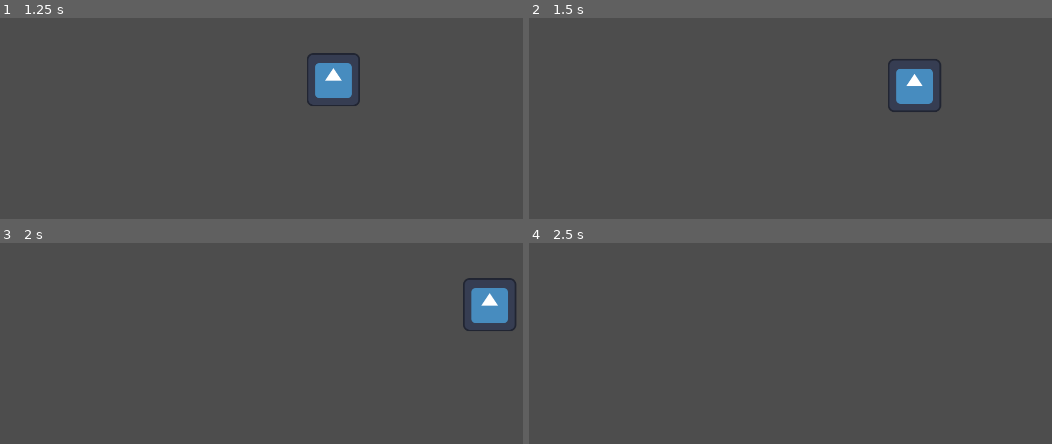
Above: before the commit, frames 1-4 (two rows, left to right).
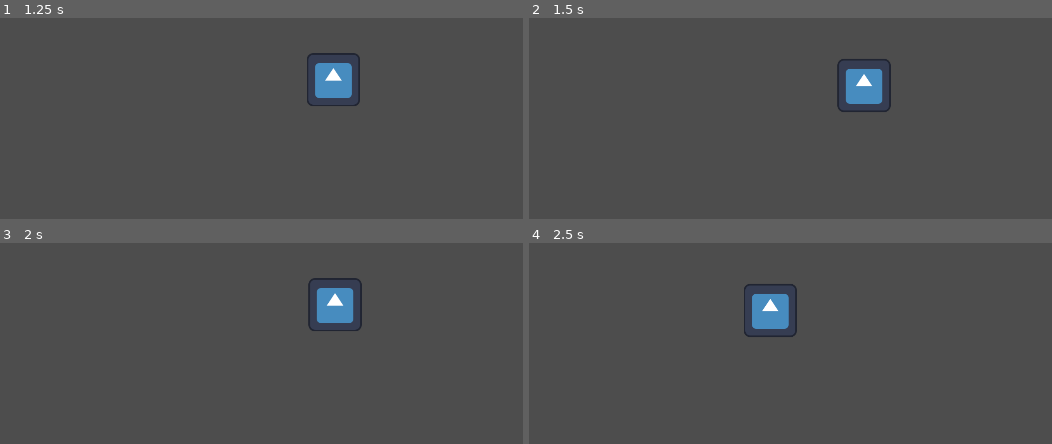
Above: after the commit, the same moments.

Repository: Logan-Voigt/The-Lost-Lizard
Game: Godot game, scene res://src/menu/main.tscn
The game is run twice, just before and just after one commit, with the same random seed, the same clock (stepped at 60 frames per second) and the same inputs. The engine's default icon, where the game draws it, is replaced by a stand-in: a white triangle on a blue panel in a dark square.
Inputs:
- Up to frame 1 (1.25 s): tap Enter at 0.5 s; hold D (move_right) from 0.53 s (still down); tap Space (move_jump) at 0.77 s
- Up to frame 2 (1.5 s): keep holding D (move_right)
- Up to frame 3 (2 s): keep holding D (move_right); tap Space (move_jump) at 1.52 s
- Up to frame 4 (2.5 s): release D (move_right) at 2.03 s; hold A (move_left) from 2.03 s (still down)

Frame 1 is identical in both runs. In frame 2, 3.1% of the frame differs, in the area x 58-79%, y 20-47%; in frame 3, 3.2%, in the area x 58-99%, y 17-44%; in frame 4, 1.6%.

Commit message:
added platforms to level if you turn on hitboxes

Diff:
--- a/src/level/level.tscn
+++ b/src/level/level.tscn
@@ -1,7 +1,10 @@
-[gd_scene load_steps=2 format=3 uid="uid://fouj2uquchlx"]
+[gd_scene load_steps=3 format=3 uid="uid://fouj2uquchlx"]
 
 [sub_resource type="RectangleShape2D" id="RectangleShape2D_ig7tw"]
 size = Vector2(1000, 100)
+
+[sub_resource type="RectangleShape2D" id="RectangleShape2D_n42af"]
+size = Vector2(100, 100)
 
 [node name="Level" type="Node2D"]
 
@@ -10,3 +13,21 @@
 
 [node name="CollisionShape2D" type="CollisionShape2D" parent="Block"]
 shape = SubResource("RectangleShape2D_ig7tw")
+
+[node name="Block2" type="StaticBody2D" parent="."]
+position = Vector2(1415, 559)
+
+[node name="CollisionShape2D" type="CollisionShape2D" parent="Block2"]
+shape = SubResource("RectangleShape2D_n42af")
+
+[node name="Block3" type="StaticBody2D" parent="."]
+position = Vector2(654, 311)
+
+[node name="CollisionShape2D" type="CollisionShape2D" parent="Block3"]
+shape = SubResource("RectangleShape2D_ig7tw")
+
+[node name="Block4" type="StaticBody2D" parent="."]
+position = Vector2(1547, 431)
+
+[node name="CollisionShape2D" type="CollisionShape2D" parent="Block4"]
+shape = SubResource("RectangleShape2D_n42af")
